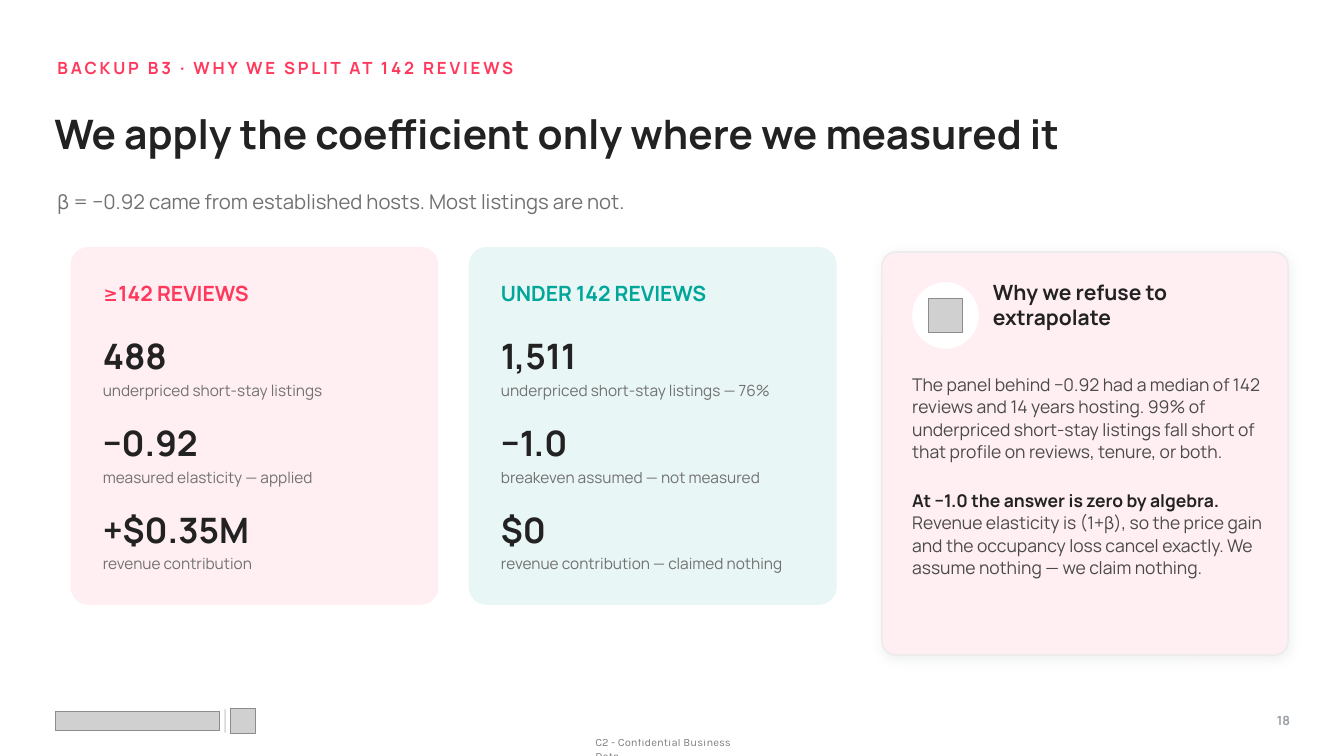
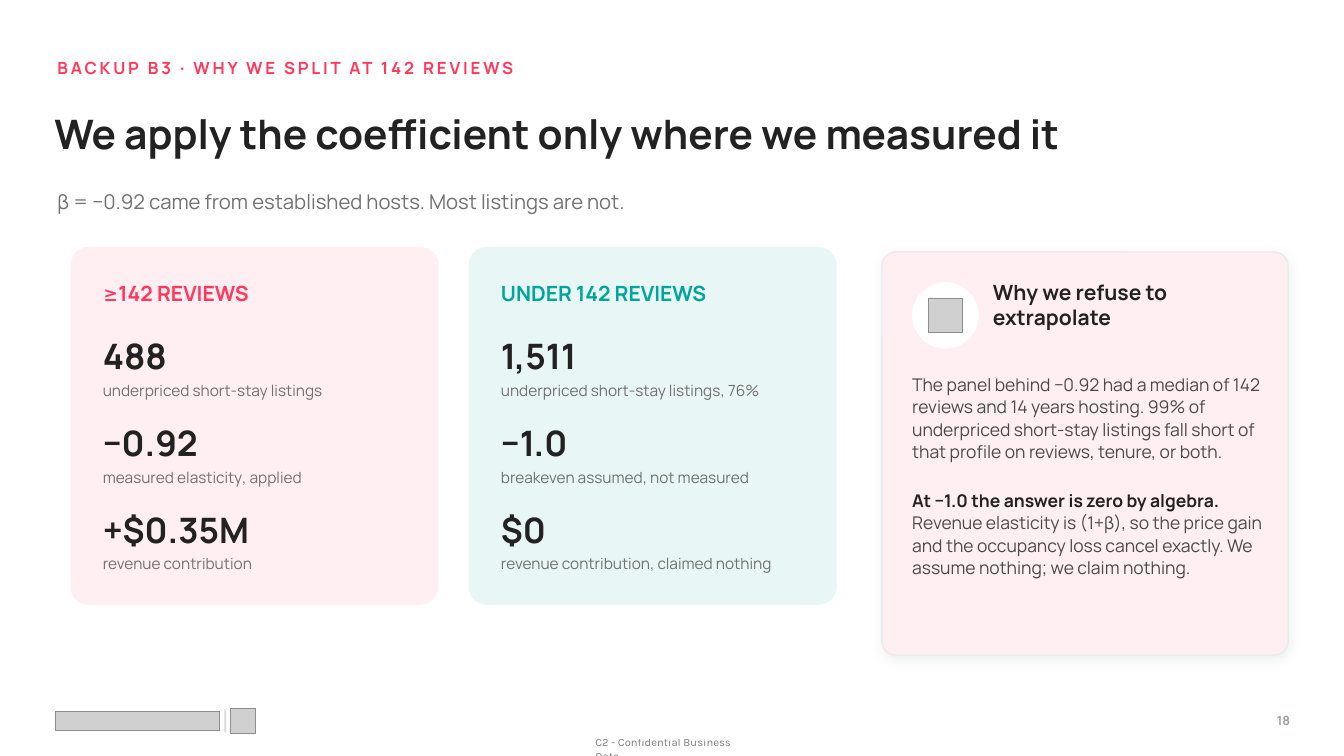
Before and after one commit to mkdn007/Cornell-Airbnb-Capstone, a slide deck: slide 18 of Airbnb Pricing Deck.pptx. Drawn at 1344x756 pixels with LibreOffice and Linux fonts; fonts in the diff are those of the drawing; grey boxes stand for pictures. Boxes give left, top, right and bottom in pixels: in the first picture for what was removed or moved away, otherwise in the second. Text is boxed around its words. In the diff, an @@ line names an element or a change of style, - is before the commit and + after.

```diff
--- a/Airbnb Pricing Deck.pptx
+++ b/Airbnb Pricing Deck.pptx
@@ text at box(501, 384, 759, 400): text changed @@
-underpriced short-stay listings — 76%
+underpriced short-stay listings, 76%
@@ text at box(103, 472, 302, 487): text changed @@
-measured elasticity — applied
+measured elasticity, applied
@@ text at box(501, 472, 749, 485): text changed @@
-breakeven assumed — not measured
+breakeven assumed, not measured
@@ text at box(912, 494, 1263, 579): text changed @@
-At −1.0 the answer is zero by algebra. Revenue elasticity is (1+β), so the price gain and the occupancy loss cancel exactly. We assume nothing — we claim nothing.
+At −1.0 the answer is zero by algebra. Revenue elasticity is (1+β), so the price gain and the occupancy loss cancel exactly. We assume nothing; we claim nothing.
@@ text at box(501, 557, 771, 573): text changed @@
-revenue contribution — claimed nothing
+revenue contribution, claimed nothing
```
Also in this commit, not shown: 16 other slides changed, 1 other file.
